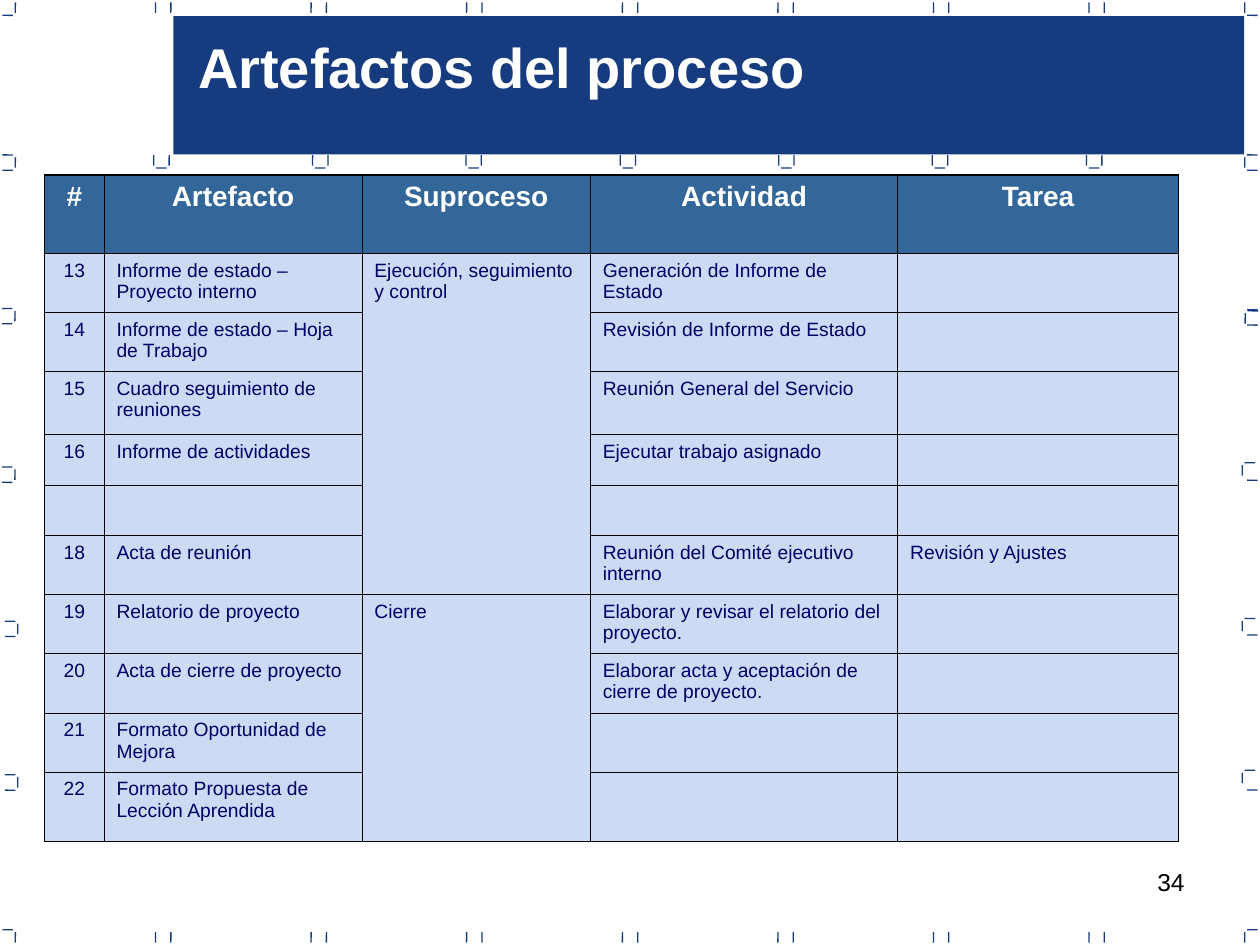
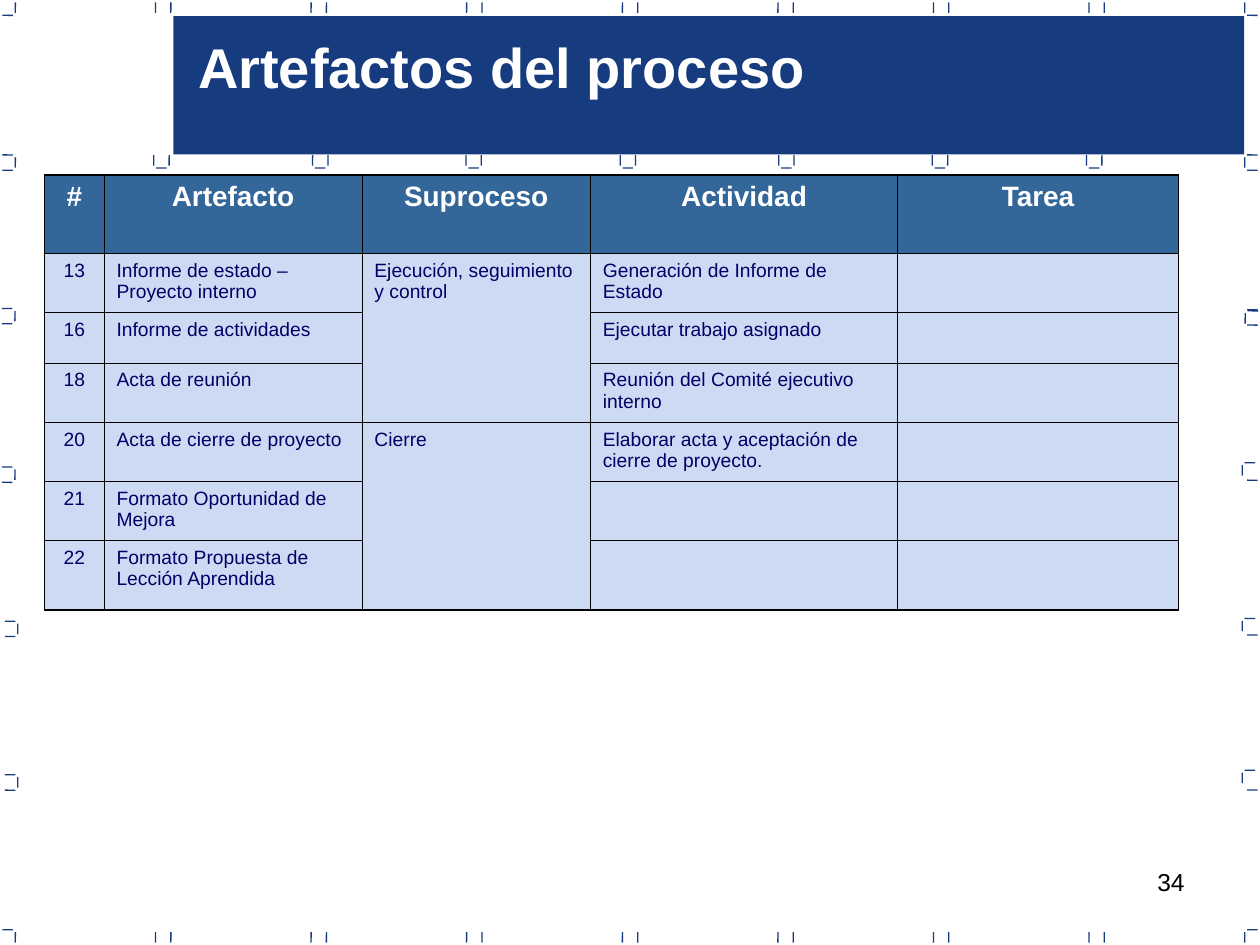
Before and after one commit to joansafr/Dev90PlusPlus, a slide deck: slide 34 of Area PP_PMC/7.0.1.23 Proceso de gestion de proyectos.ppt. Drawn at 1260x945 pixels with LibreOffice and Linux fonts; fonts in the diff are those of the drawing. Boxes give left, top, right and bottom in pixels: in the first picture for what was removed or moved away, otherwise in the second. Text is boxed around its words. In the diff, an @@ line names an element or a change of style, - is before the commit and + after.

Commit message:
Area PP_PMC
Se actualizo la ppt de proceso de gestion y se indico los puntos a
completar/mejorar del Plan de Proyecto (Titulo de color rojo).

```diff
--- a/Area PP_PMC/7.0.1.23 Proceso de gestion de proyectos.ppt
+++ b/Area PP_PMC/7.0.1.23 Proceso de gestion de proyectos.ppt
@@ table at [44, 175, 1178, 600] @@
-row 3: 14 | Informe de estado – Hoja de Trabajo |  | Revisión de Informe de Estado | 
-row 4: 15 | Cuadro seguimiento de reuniones |  | Reunión General del Servicio | 
-row 6:  |  |  |  | 
-row 7: 18 | Acta de reunión |  | Reunión del Comité ejecutivo interno | Revisión y Ajustes
-row 8: 19 | Relatorio de proyecto | Cierre | Elaborar y revisar el relatorio del proyecto. | 
-row 9: 20 | Acta de cierre de proyecto |  | Elaborar acta y aceptación de cierre de proyecto. | 
+row 4: 18 | Acta de reunión |  | Reunión del Comité ejecutivo interno | 
+row 5: 20 | Acta de cierre de proyecto | Cierre | Elaborar acta y aceptación de cierre de proyecto. | 
```
Also in this commit, not shown: 19 other slides changed, 1 other file.
